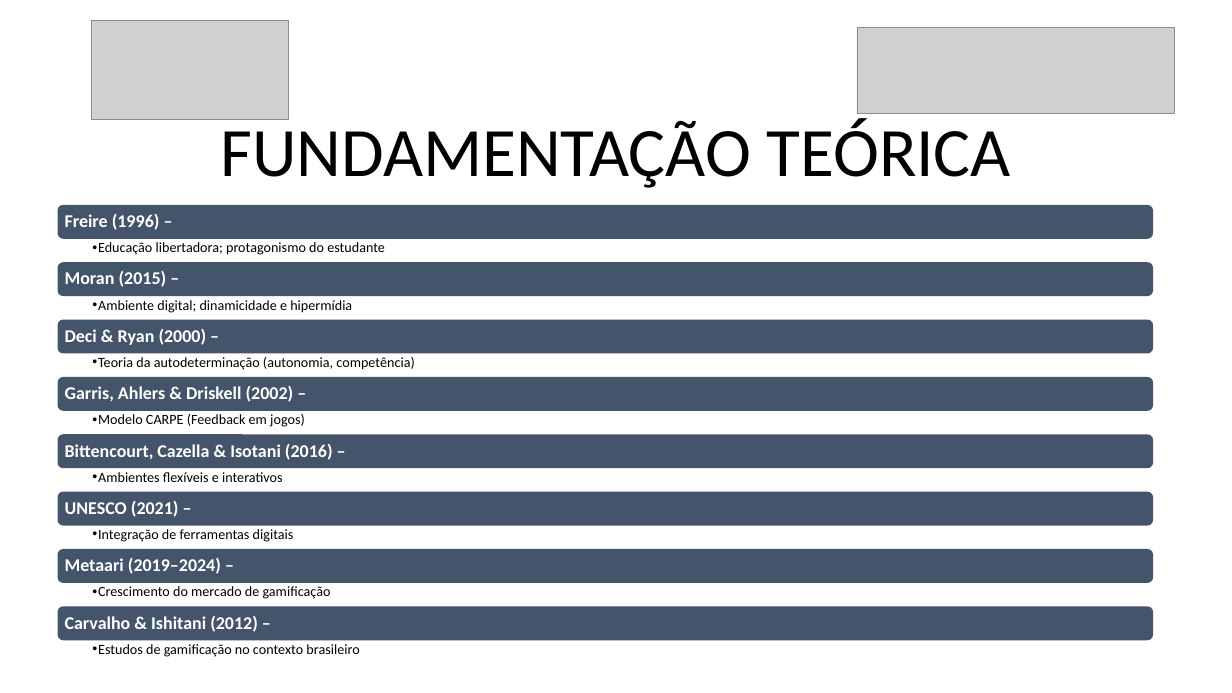
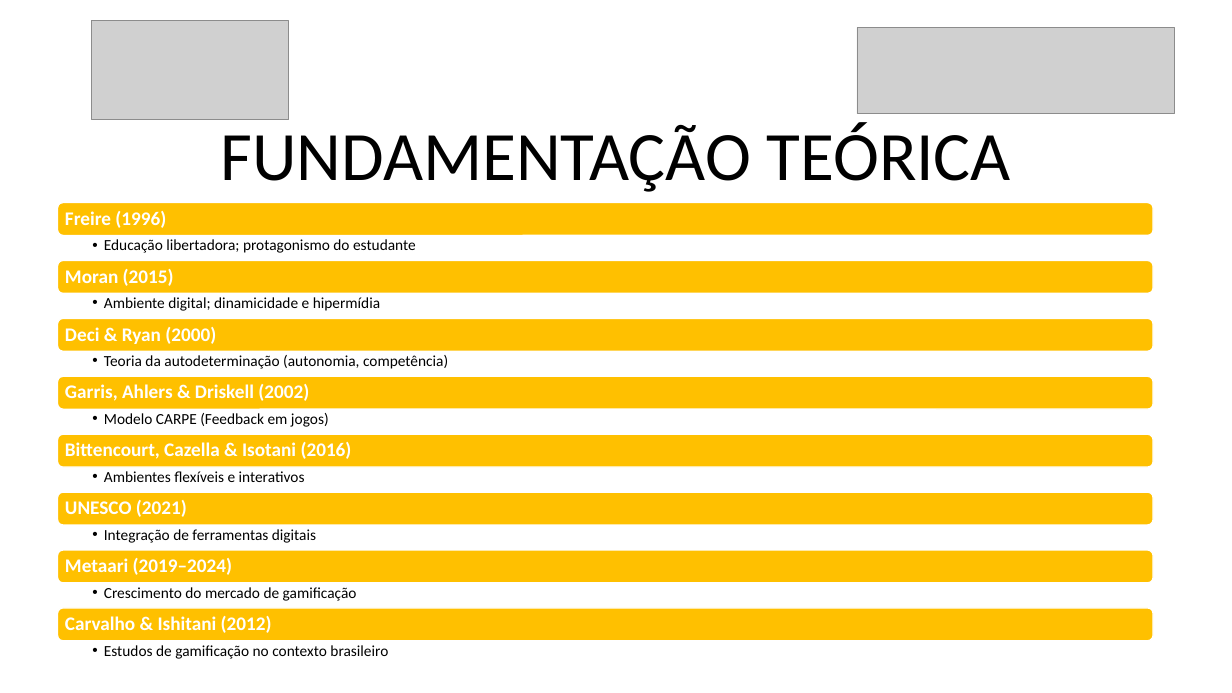
Before and after one commit to danilovaz7/curso-tecnico, a slide deck: slide 7 of liceu/3semestre/projeto integrador/tcc slide.pptx. Drawn at 1232x693 pixels with LibreOffice and Linux fonts; fonts in the diff are those of the drawing; grey boxes stand for pictures. Boxes give left, top, right and bottom in pixels: in the first picture for what was removed or moved away, otherwise in the second. Text is boxed around its words. In the diff, an @@ line names an element or a change of style, - is before the commit and + after.

```diff
--- a/liceu/3semestre/projeto integrador/tcc slide.pptx
+++ b/liceu/3semestre/projeto integrador/tcc slide.pptx
@@ title "FUNDAMENTAÇÃO TEÓRICA": place and size @@
-title "FUNDAMENTAÇÃO TEÓRICA" at bbox=[221, 119, 1011, 188]
+title "FUNDAMENTAÇÃO TEÓRICA" at bbox=[221, 122, 1011, 192]
@@ fill #44546A to #FFC000; outline none to #FFFFFF 1 pt in 8 elements at bbox=[57, 434, 1153, 468], bbox=[57, 493, 1153, 526], bbox=[57, 550, 1153, 583], bbox=[57, 319, 1153, 352], bbox=[57, 376, 1153, 409], bbox=[57, 608, 1153, 641], bbox=[57, 261, 1153, 294], bbox=[57, 202, 1153, 236] @@
@@ text at bbox=[65, 211, 166, 228]: text changed; size 14 to 15 pt @@
-Freire (1996) –
+Freire (1996)
@@ text at bbox=[65, 269, 174, 286]: text changed; size 14 to 15 pt @@
-Moran (2015) –
+Moran (2015)
@@ text at bbox=[65, 327, 216, 344]: text changed; size 14 to 15 pt @@
-Deci & Ryan (2000) –
+Deci & Ryan (2000)
@@ text at bbox=[65, 384, 309, 401]: text changed; size 14 to 15 pt @@
-Garris, Ahlers & Driskell (2002) –
+Garris, Ahlers & Driskell (2002)
@@ text at bbox=[65, 442, 352, 459]: text changed; size 14 to 15 pt @@
-Bittencourt, Cazella & Isotani (2016) –
+Bittencourt, Cazella & Isotani (2016)
@@ text at bbox=[65, 500, 187, 517]: text changed; size 14 to 15 pt @@
-UNESCO (2021) –
+UNESCO (2021)
@@ text at bbox=[65, 558, 232, 575]: text changed; size 14 to 15 pt @@
-Metaari (2019–2024) –
+Metaari (2019–2024)
@@ text at bbox=[65, 616, 272, 633]: text changed; size 14 to 15 pt @@
-Carvalho & Ishitani (2012) –
+Carvalho & Ishitani (2012)
@@ size 11 to 12 pt; indent changed in 8 elements at bbox=[104, 529, 316, 543], bbox=[104, 413, 329, 427], bbox=[104, 471, 305, 482], bbox=[104, 587, 357, 601], bbox=[104, 239, 416, 253], bbox=[104, 297, 380, 311], bbox=[104, 355, 448, 369], bbox=[104, 645, 388, 659] @@
```
Also in this commit, not shown: 10 other slides changed.
